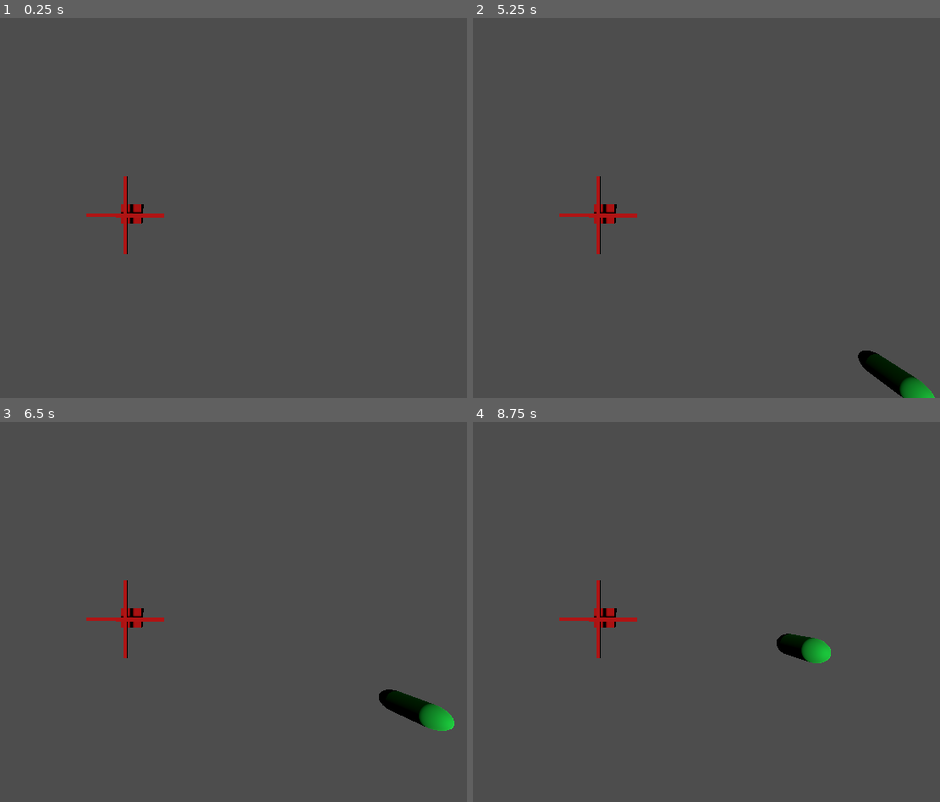
Above: before the commit, frames 1-4 (two rows, left to right).
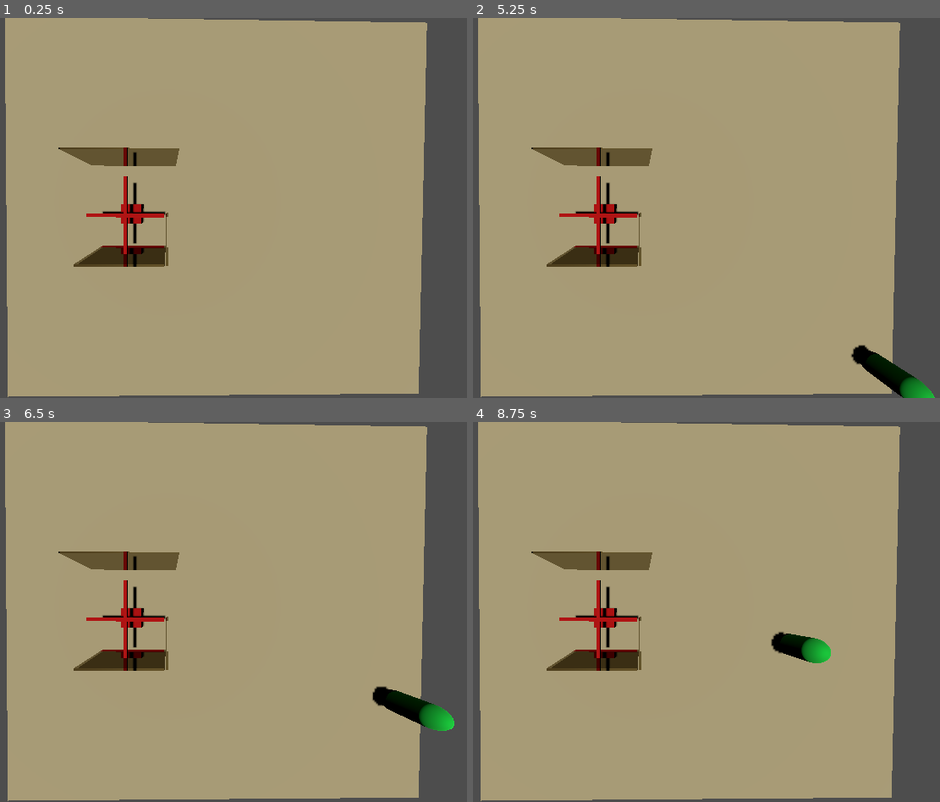
Above: after the commit, the same moments.

Repository: Aledrao/smartQueue
Game: Godot game, scene res://scenes/scene_test.tscn
Two runs of this game, one before a commit and one after it. Both use one fixed random seed, a clock stepped at 60 frames per second and the inputs below.
Inputs:
- Up to frame 1 (0.25 s): no input
- Up to frame 2 (5.25 s): tap Enter at 0.5, 2, 3.5 s; tap Space at 1.25, 2.75, 4.25 s
- Up to frame 3 (6.5 s): no input
- Up to frame 4 (8.75 s): no input

The runs differ from the first frame. In frame 1, 88% of the frame differs, in the area x 1-92%, y 0-100%; in frame 2, 87%; in frame 3, 87%; in frame 4, 87%.

Commit message:
Melhoria na passagem das filas, retirando if. Melhoria na verificação de passagem da catraca. Tentativa de montagem da fila, caso alguém esteja passando na fila.

Diff:
--- a/scenes/catraca.tscn
+++ b/scenes/catraca.tscn
@@ -64,7 +64,7 @@
 }
 
 [sub_resource type="BoxShape3D" id="BoxShape3D_tm1rp"]
-size = Vector3(0.932671, 3.06073, 0.0823605)
+size = Vector3(0.932671, 2.65146, 1.64952)
 
 [node name="catraca" type="Node3D"]
 transform = Transform3D(0.25, 0, 0, 0, 0.25, 0, 0, 0, 0.25, 0, 0, 0)
@@ -122,25 +122,14 @@
 }
 speed_scale = 0.6
 
-[node name="passagemFora" type="Area3D" parent="."]
-transform = Transform3D(1, 0, 0, 0, 1, 0, 0, 0, 1, 1.09965, 1.39487, -1.12691)
+[node name="passagem" type="Area3D" parent="."]
+transform = Transform3D(1, 0, 0, 0, 1, 0, 0, 0, 1, 0.120255, 1.39487, -1.12691)
 collision_layer = 4
 collision_mask = 4
 
-[node name="CollisionShape3D" type="CollisionShape3D" parent="passagemFora"]
-transform = Transform3D(-4.37114e-08, 0, 1, 0, 1, 0, -1, 0, -4.37114e-08, -0.0990861, 0.0228577, 0.413879)
+[node name="CollisionShape3D" type="CollisionShape3D" parent="passagem"]
+transform = Transform3D(-4.37114e-08, 0, 1, 0, 1, 0, -1, 0, -4.37114e-08, -0.383293, -0.181778, 0.413879)
 shape = SubResource("BoxShape3D_tm1rp")
 
-[node name="passagemDentro" type="Area3D" parent="."]
-transform = Transform3D(1, 0, 0, 0, 1, 0, 0, 0, 1, -1.1055, 1.39487, -1.12691)
-collision_layer = 4
-collision_mask = 4
-
-[node name="CollisionShape3D" type="CollisionShape3D" parent="passagemDentro"]
-transform = Transform3D(-4.37114e-08, 0, 1, 0, 1, 0, -1, 0, -4.37114e-08, 0.122188, 0.0228577, 0.413879)
-shape = SubResource("BoxShape3D_tm1rp")
-
-[connection signal="area_entered" from="passagemFora" to="." method="_on_vira_area_entered"]
-[connection signal="area_exited" from="passagemFora" to="." method="_on_passagem_fora_area_exited"]
-[connection signal="area_exited" from="passagemDentro" to="." method="_on_passagem_dentro_area_exited"]
-[connection signal="area_exited" from="passagemDentro" to="." method="_on_passagem_fora_area_exited"]
+[connection signal="area_entered" from="passagem" to="." method="_on_passagem_area_entered"]
+[connection signal="area_exited" from="passagem" to="." method="_on_passagem_area_exited"]
--- a/scenes/scene_test.tscn
+++ b/scenes/scene_test.tscn
@@ -63,7 +63,6 @@
 current = true
 
 [node name="NavigationRegion3D" type="NavigationRegion3D" parent="."]
-visible = false
 navigation_mesh = SubResource("NavigationMesh_pgvso")
 
 [node name="floor" type="StaticBody3D" parent="NavigationRegion3D"]
--- a/scripts/catraca.gd
+++ b/scripts/catraca.gd
@@ -1,10 +1,10 @@
 extends Node3D
 
-func _on_passagem_fora_area_exited(area: Area3D) -> void:
+func _on_passagem_area_entered(area: Area3D) -> void:
 	$AnimationPlayer.play("passar")
 	Caminhos.ativarFilaEntrada = true
+	print("++++++++++++++++++++++++++++++")
+
+func _on_passagem_area_exited(area: Area3D) -> void:
+	Caminhos.ativarFilaEntrada = false
 	print("---------------------------")
-
-func _on_passagem_dentro_area_exited(area: Area3D) -> void:
-	Caminhos.ativarFilaEntrada = false
-	print("++++++++++++++++++++++++++++++")
--- a/scripts/character.gd
+++ b/scripts/character.gd
@@ -15,22 +15,12 @@
 	Caminhos.arrayCatracasFuncionais[0] = true
 
 func _physics_process(delta: float) -> void:
-	print("FILA ATIVADA: ", (Caminhos.ativarFilaEntrada == true))
-	print("PASSO: ", changeTarget, " ", changeTarget == 1)
-	print("RESULTADO: ", (Caminhos.ativarFilaEntrada == true) and (changeTarget == 1))
 	if (Caminhos.ativarFilaEntrada == true) and (changeTarget == 1):
-		print("VAI FILA")
 		navigation_agent.target_position = acessarFila()
 		verificarProximaPosicaoFila()
 
 	else:
-		print("VAI CATRACA")
-		if changeTarget == 0:
-			navigation_agent.target_position = Caminhos.arrayCaminhosEntradaTelaTest[0]
-		elif changeTarget == 1:
-			navigation_agent.target_position = Caminhos.arrayCaminhosEntradaTelaTest[1]
-		elif changeTarget == 2:
-			navigation_agent.target_position = Caminhos.arrayCaminhosEntradaTelaTest[2]
+		navigation_agent.target_position = Caminhos.arrayCaminhosEntradaTelaTest[changeTarget]
 
 	var current_location = global_transform.origin
 	var next_location = navigation_agent.get_next_path_position()
@@ -40,15 +30,25 @@
 	move_and_slide()
 
 func _on_area_3d_area_entered(area: Area3D) -> void:
-	changeTarget += 1
+	if (changeTarget <= 1):
+		changeTarget += 1
 
 func acessarFila() -> Vector3:
-	for i in 11:
-		if !Caminhos.arrayocupaPosicoesFilaEntrada[i]:
-			posicaoAtualFila = i
-			return Caminhos.arrayPosicaoFilaEntradaTelaTeste[i]
-		pass
-	return Caminhos.arrayPosicaoFilaEntradaTelaTeste[9]
+	print("FILAS ATIVADAS: ", Caminhos.ativarFilaEntrada)
+	print("POSICOES OCUPADAS: ", Caminhos.arrayocupaPosicoesFilaEntrada.has(false))
+	print("DECISAO: ", Caminhos.ativarFilaEntrada == true and Caminhos.arrayocupaPosicoesFilaEntrada.has(false))
+	if(Caminhos.ativarFilaEntrada == true and Caminhos.arrayocupaPosicoesFilaEntrada.has(false)):
+		print("VOLTA CATRACA")
+		Caminhos.ativarFilaEntrada = false
+		return Caminhos.arrayPosicaoFilaEntradaTelaTeste[9]
+	else:
+		print("VOLTA FILA")
+		for i in 11:
+			if !Caminhos.arrayocupaPosicoesFilaEntrada[i]:
+				posicaoAtualFila = i
+				return Caminhos.arrayPosicaoFilaEntradaTelaTeste[i]
+
+		return Caminhos.arrayPosicaoFilaEntradaTelaTeste[9]
 
 func verificarProximaPosicaoFila() -> void:
 	if posicaoAtualFila == 1:
